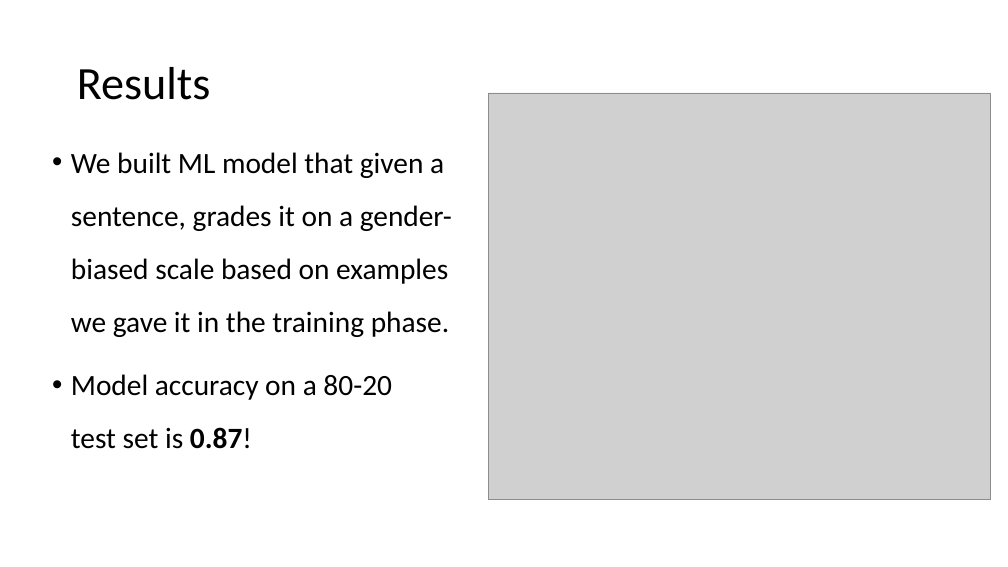
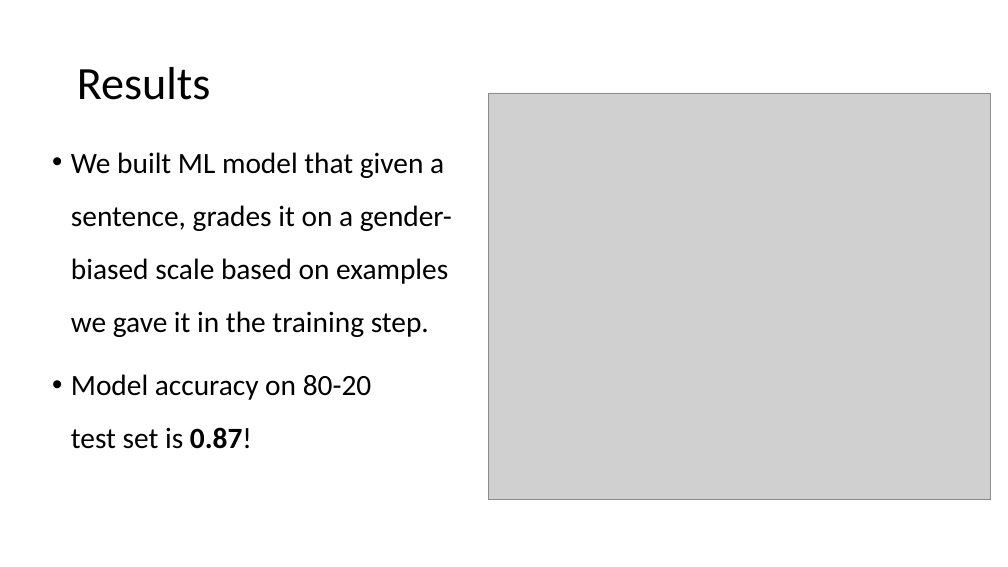
Before and after one commit to lironcohen8/Gender_Bias_in_Job_Descriptions, a slide deck: slide 12 of final presentation/Final presentation Team 5.pptx. Drawn at 1008x567 pixels with LibreOffice and Linux fonts; fonts in the diff are those of the drawing; grey boxes stand for pictures; background and template pictures are left out. Boxes give left, top, right and bottom in pixels: in the first picture for what was removed or moved away, otherwise in the second. Text is boxed around its words. In the diff, an @@ line names an element or a change of style, - is before the commit and + after.

```diff
--- a/final presentation/Final presentation Team 5.pptx
+++ b/final presentation/Final presentation Team 5.pptx
@@ text at [71,152,452,449]: text changed @@
-• We built ML model that given a
-  sentence, grades it on a gender-
-  biased scale based on examples
-  we gave it in the training phase.
-• Model accuracy on a 80-20
-  test set is 0.87!
+• We built ML model that given a
+  sentence, grades it on a gender-
+  biased scale based on examples
+  we gave it in the training step.
+• Model accuracy on 80-20
+  test set is 0.87!
```
Also in this commit, not shown: 1 other slide changed.
